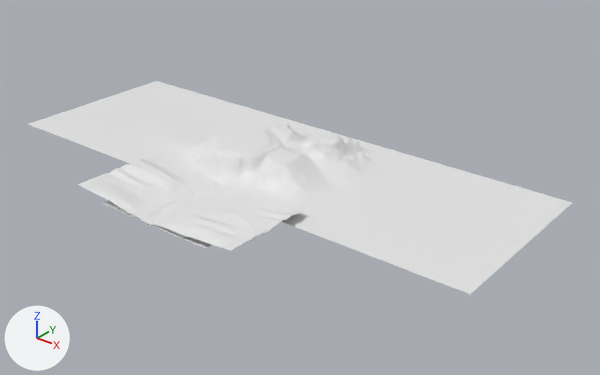
What one commit did to the FBX model Assets/Assets/RiverPlane2.fbx.
Rendered twice from a 50 mm camera at (1014.0, -1011.0, 698.0) aimed at (84.0, 152.0, -23.0). Arrows for +X, +Y and +Z are at lower left; the lights stay in place. Where no turn or scale is listed for an object, it has been applied to the vertices.

The scene before the commit, as lines of its bpy script (objects in view):
```python
me_landscape_002 = bpy.data.meshes.new('Landscape.002')
me_landscape_002.from_pydata(...)  # 16384 vertices, 16129 faces; spans x -194.0..199.0, y -101.0..94.0, z 0.0..21.0
me_landscape_003 = bpy.data.meshes.new('Landscape.003')
me_landscape_003.from_pydata(...)  # 16384 vertices, 16129 faces; spans x -605.0..520.0, y -197.0..197.0, z 0.0..49.0
me_landscape_plane_001 = bpy.data.meshes.new('Landscape_plane.001')
me_landscape_plane_001.from_pydata([(142.0, 94.0, 4.0), (142.0, -101.0, 4.0), (-135.0, 94.0, 4.0), (-123.0, -101.0, 4.0)], [], [(2, 3, 1, 0)])
ob_landscape_002 = bpy.data.objects.new('Landscape.002', me_landscape_002)
ob_landscape_002.location = (-1.0, -69.0, -1.0)
ob_landscape_003 = bpy.data.objects.new('Landscape.003', me_landscape_003)
ob_landscape_003.location = (29.0, 180.0, 2.0)
ob_landscape_plane_001 = bpy.data.objects.new('Landscape_plane.001', me_landscape_plane_001)
ob_landscape_plane_001.location = (-1.0, -69.0, -1.0)
```
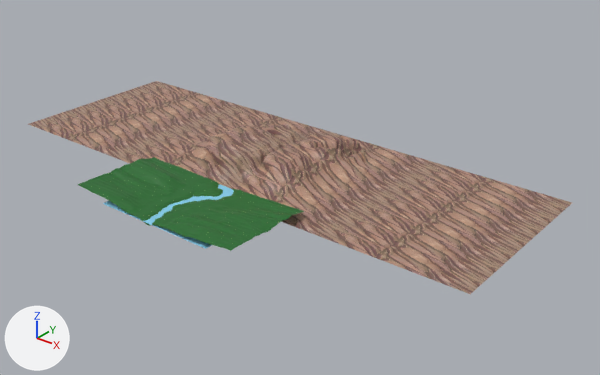
Where the newer file only moved an object's origin or applied its transform, the numbers keep the older frame.

Changed parts and their boxes [x1, y1, x2, y2] in the pictures (600 x 375 px):
'Landscape.003', recoloured, surface changed (white to beige)
    both: [28, 81, 572, 294]
'Landscape.002', recoloured (white to green)
    both: [78, 157, 304, 251]
'Landscape_plane.001', recoloured (white to cyan)
    both: [103, 185, 234, 249]

The change, as a diff of the scene's bpy script:
```diff
--- a/Assets/Assets/RiverPlane2.fbx.py
+++ b/Assets/Assets/RiverPlane2.fbx.py
@@ img_grassssssssss_png @@
+img_grassssssssss_png = load_image('Grassssssssss.png', 'Terrain Textures/Grassssssssss.png', 2048, 2048, 'sRGB')
@@ img_stone_diffuse_jpg @@
+img_stone_diffuse_jpg = load_image('stone_diffuse.jpg', 'Terrain Textures/stone_diffuse.jpg', 512, 512, 'sRGB')
@@ img_light_blue_jpg @@
+img_light_blue_jpg = load_image('light_blue.jpg', 'Terrain Textures/light_blue.jpg', 852, 480, 'sRGB')
@@ mat_material @@
+mat_material = principled_material('Material')
+mat_material.texture = img_grassssssssss_png
@@ mat_material_002 @@
+mat_material_002 = principled_material('Material.002')
+mat_material_002.texture = img_stone_diffuse_jpg
@@ mat_material_001 @@
+mat_material_001 = principled_material('Material.001')
+mat_material_001.texture = img_light_blue_jpg
@@ me_landscape_002 @@
 me_landscape_002.from_pydata(...)  # 16384 vertices, 16129 faces; spans x -194.0..199.0, y -101.0..94.0, z 0.0..21.0
+me_landscape_002.materials.append(mat_material)  # picture img_grassssssssss_png
@@ me_landscape_plane_001 @@
 me_landscape_plane_001.from_pydata(...)  # 4 vertices, 1 face; spans x -135.0..142.0, y -101.0..94.0, z 4.0
+me_landscape_plane_001.materials.append(mat_material_001)  # picture img_light_blue_jpg
@@ me_landscape_003 @@
 me_landscape_003.from_pydata(...)  # 16384 vertices, 16129 faces; spans x -605.0..520.0, y -197.0..197.0, z 0.0..49.0
 # used by ob_landscape_003; location = (29.0, 180.0, 2.0)
+# me_landscape_003 part 1: texture (UV) coordinates changed
+me_landscape_003.materials.append(mat_material_002)  # picture img_stone_diffuse_jpg
```
